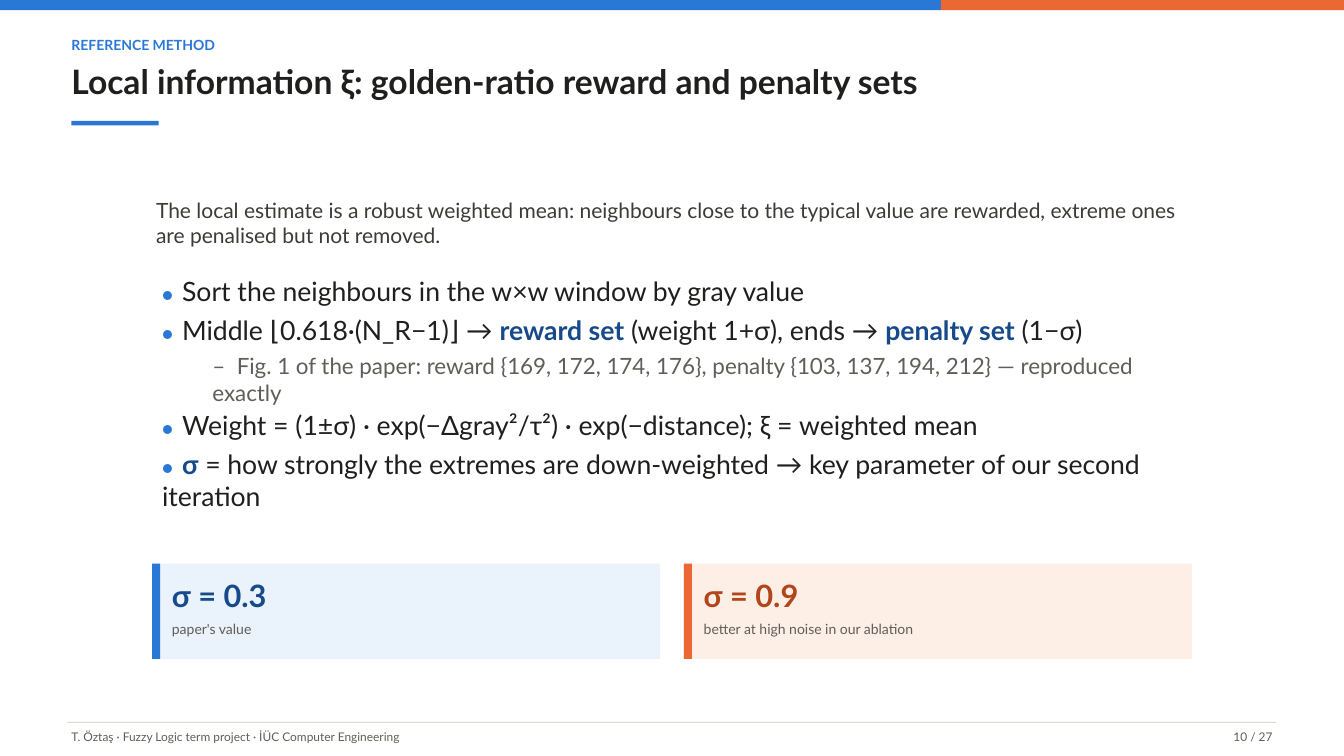
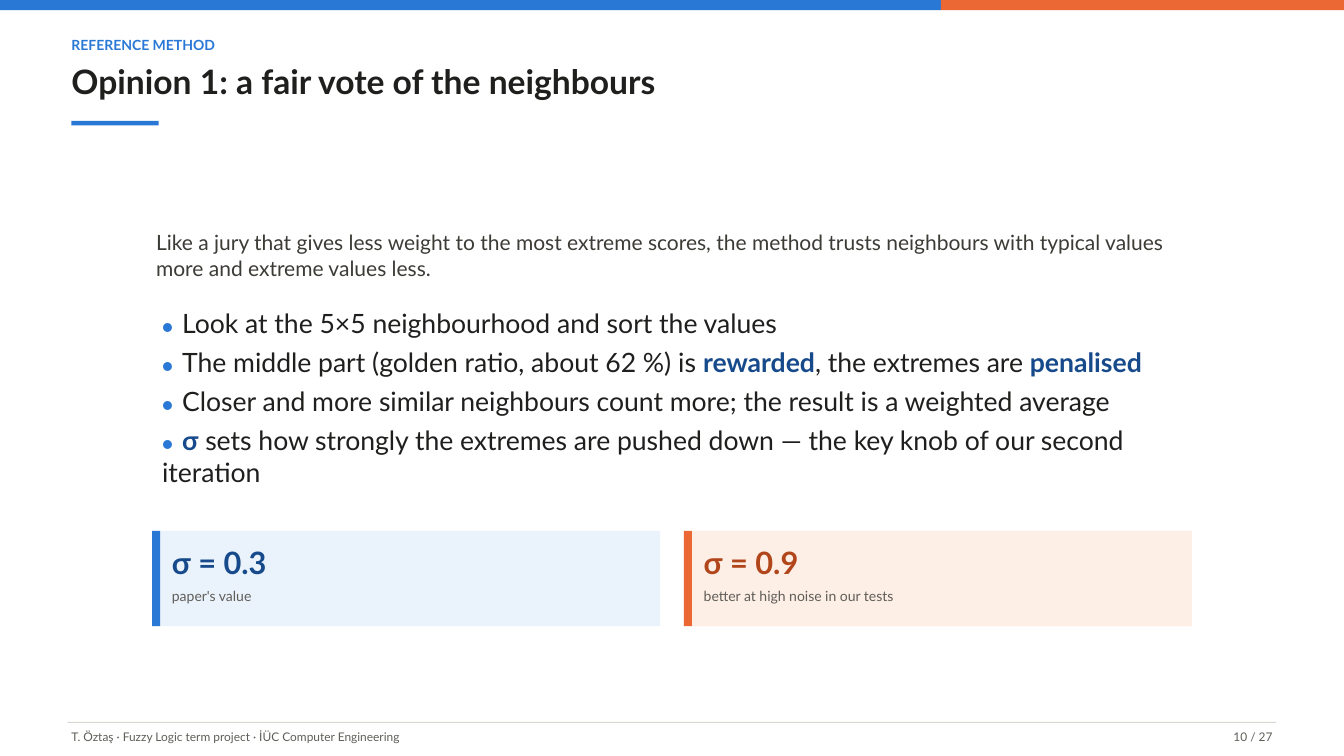
Before and after one commit to tarikoztas/fuzzy-logic-project, a slide deck: slide 10 of presentation/presentation.pptx. Drawn at 1344x756 pixels with LibreOffice and Linux fonts; fonts in the diff are those of the drawing. Boxes give left, top, right and bottom in pixels: in the first picture for what was removed or moved away, otherwise in the second. Text is boxed around its words. In the diff, an @@ line names an element or a change of style, - is before the commit and + after.

```diff
--- a/presentation/presentation.pptx
+++ b/presentation/presentation.pptx
@@ text at <box>71,69,656,100</box>: text changed @@
-Local information ξ: golden-ratio reward and penalty sets
+Opinion 1: a fair vote of the neighbours
@@ text at <box>156,234,1163,276</box>: text changed @@
-The local estimate is a robust weighted mean: neighbours close to the typical value are rewarded, extreme ones are penalised but not removed.
+Like a jury that gives less weight to the most extreme scores, the method trusts neighbours with typical values more and extreme values less.
@@ text at <box>162,313,1142,483</box>: text changed @@
-● Sort the neighbours in the w×w window by gray value
-● Middle ⌊0.618·(N_R−1)⌋ → reward set (weight 1+σ), ends → penalty set (1−σ)
-  – Fig. 1 of the paper: reward {169, 172, 174, 176}, penalty {103, 137, 194, 212} — reproduced exactly
-● Weight = (1±σ) · exp(−Δgray²/τ²) · exp(−distance); ξ = weighted mean
-● σ = how strongly the extremes are down-weighted → key parameter of our second iteration
+● Look at the 5×5 neighbourhood and sort the values
+● The middle part (golden ratio, about 62 %) is rewarded, the extremes are penalised
+● Closer and more similar neighbours count more; the result is a weighted average
+● σ sets how strongly the extremes are pushed down — the key knob of our second iteration
@@ 4 rectangles, 2 texts: place and size @@
-4 rectangles, 2 texts at <box>152,564,1192,658</box>
+4 rectangles, 2 texts at <box>152,531,1192,626</box>
@@ text "paper's value": place and size @@
-text "paper's value" at <box>172,623,251,637</box>
+text "paper's value" at <box>172,590,251,604</box>
@@ text at <box>704,590,893,604</box>: text changed @@
-better at high noise in our ablation
+better at high noise in our tests
```
Also in this commit, not shown: 21 other slides changed, 13 other files.
